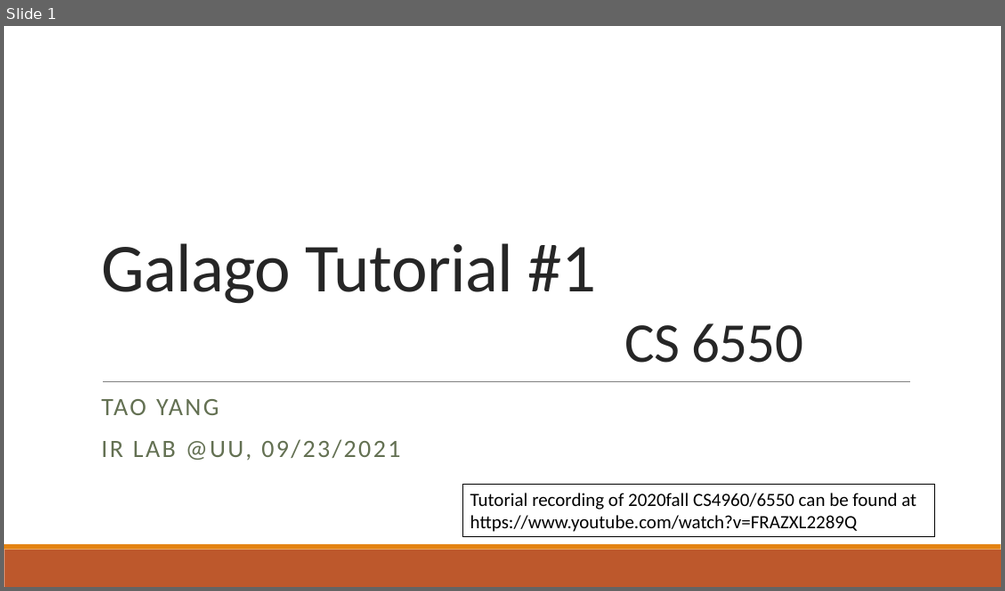
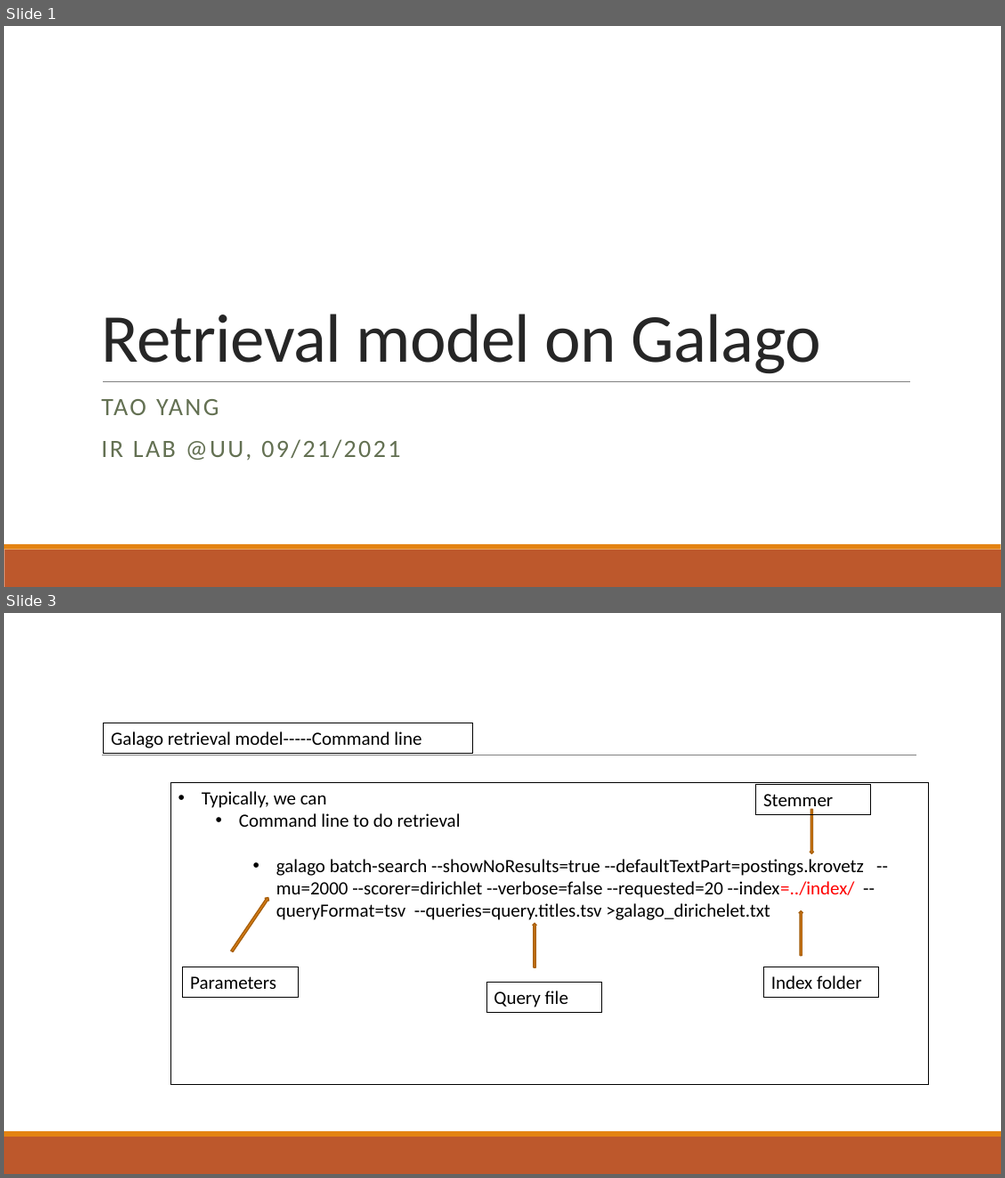
Before and after one commit to Taosheng-ty/CS_6550_galago_tutorial, a slide deck: tutorial_2.pptx. Shown one above the other, each under a label of ours: slide 1 before the commit, slides 1 and 3 after it; the slides between them are not shown. The pictures are 1005x591 and 1005x1178 pixels, drawn with LibreOffice and Linux fonts; fonts in the diff are those of the drawing. Boxes give left, top, right and bottom in pixels: in the first picture for what was removed or moved away, otherwise in the second. Text is boxed around its words. In the diff, an @@ line names an element or a change of style, - is before the commit and + after.

Commit message:
update tutorial_2

```diff
--- a/tutorial_2.pptx
+++ b/tutorial_2.pptx
@@ slide 3 added at box(4, 613, 1001, 1174), background #FFFFFF; not listed: 2 template elements that a slide beside it also shows @@
@@ rectangle added at box(104, 723, 473, 753), outline #000000 0.75 pt, 18 pt, text #000000 @@
+Galago retrieval model-----Command line
@@ line added from (102, 755) to (917, 755), #808080 0.5 pt @@
@@ rectangle added at box(170, 783, 929, 1085), outline #000000 0.75 pt, 18 pt, text #000000 @@
+• Typically, we can
+  • Command line to do retrieval
+    • galago batch-search --showNoResults=true --defaultTextPart=postings.krovetz --mu=2000 --scorer=dirichlet --verbose=false --requested=20 --index=../index/ --queryFormat=tsv --queries=query.titles.tsv >galago_dirichelet.txt
@@ rectangle added at box(756, 784, 872, 814), outline #000000 0.75 pt, 18 pt, text #000000 @@
+Stemmer
@@ down arrow added at box(810, 809, 814, 853), fill #E48312, outline #A9610D 1.25 pt @@
@@ down arrow added at box(230, 896, 270, 953), fill #E48312, outline #A9610D 1.25 pt @@
@@ down arrow added at box(533, 924, 536, 967), fill #E48312, outline #A9610D 1.25 pt @@
@@ down arrow added at box(799, 910, 802, 955), fill #E48312, outline #A9610D 1.25 pt @@
@@ rectangle added at box(183, 967, 298, 997), outline #000000 0.75 pt, 18 pt, text #000000 @@
+Parameters
@@ rectangle added at box(486, 982, 601, 1013), outline #000000 0.75 pt, 18 pt, text #000000 @@
+Query file
@@ rectangle added at box(764, 967, 879, 997), outline #000000 0.75 pt, 18 pt, text #000000 @@
+Index folder
@@ slide 1 changed as well @@
@@ title at box(101, 313, 821, 374): text changed @@
-Galago Tutorial #1
-CS 6550
+Retrieval model on Galago
@@ subtitle at box(101, 439, 400, 460): text changed @@
-IR LAB @UU, 09/23/2021
+IR LAB @UU, 09/21/2021
@@ rectangle removed at box(463, 483, 935, 537) @@
-Tutorial recording of 2020fall CS4960/6550 can be found at
-https://www.youtube.com/watch?v=FRAZXL2289Q
```
Also in this commit, not shown: 1 other slide changed, 3 other slides added, 6 slides removed.
